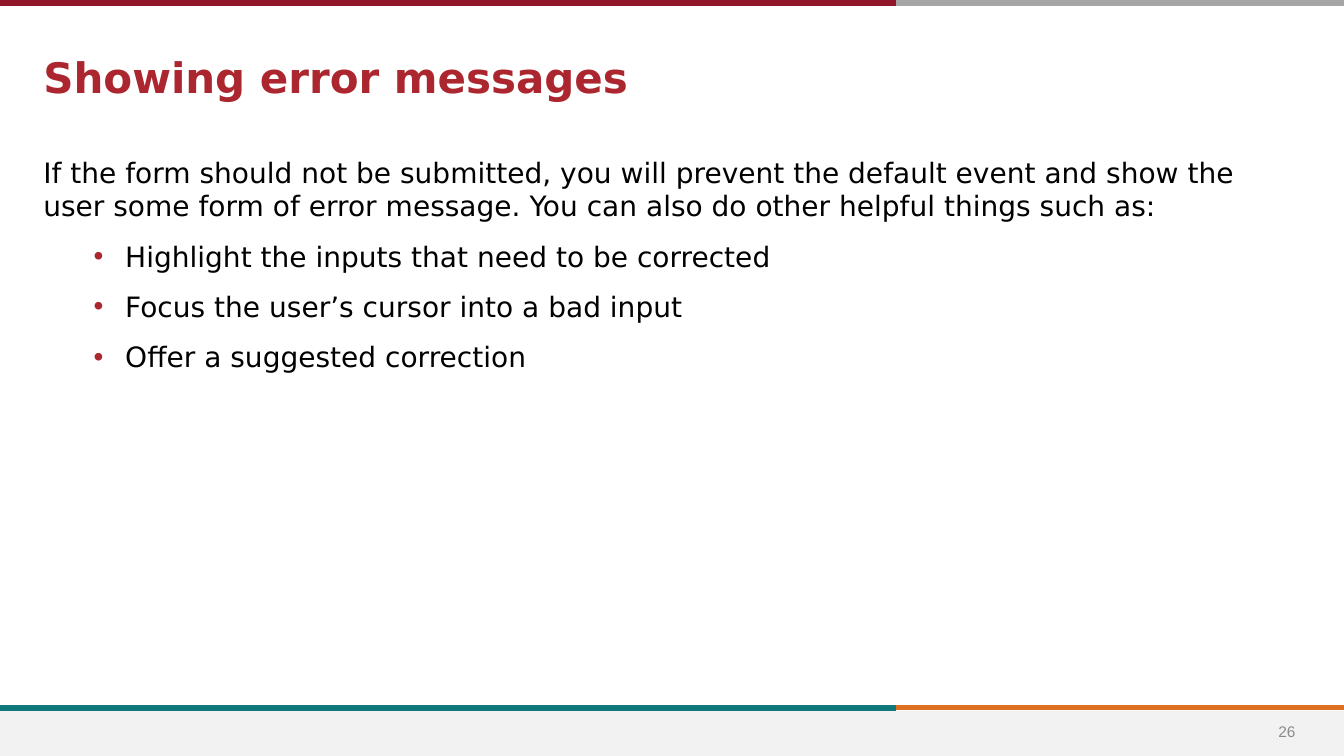
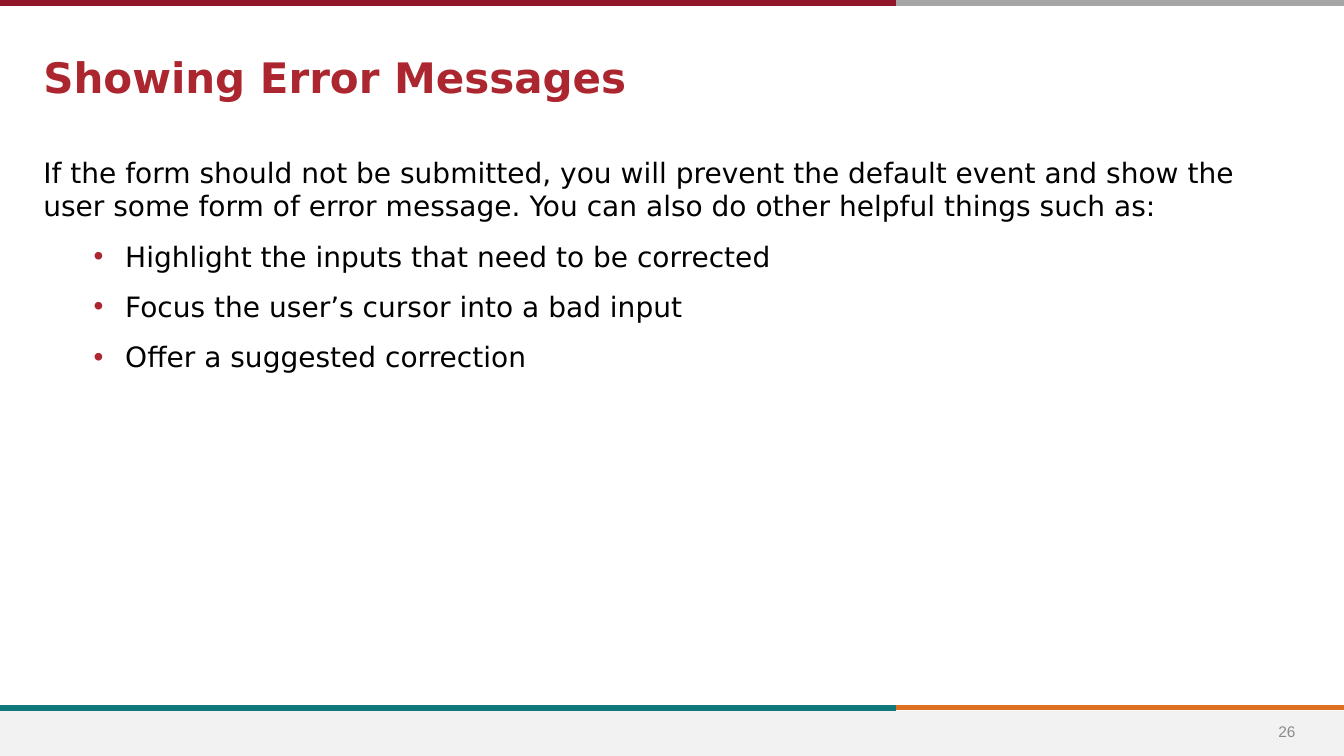
Before and after one commit to stevens-cs546-cs554/CS-546, a slide deck: slide 26 of lecture_09/Frontend JavaScript and Client-Side Form Validation.pptx. Drawn at 1344x756 pixels with LibreOffice and Linux fonts; fonts in the diff are those of the drawing; background and template pictures are left out. Boxes give left, top, right and bottom in pixels: in the first picture for what was removed or moved away, otherwise in the second. Text is boxed around its words. In the diff, an @@ line names an element or a change of style, - is before the commit and + after.

```diff
--- a/lecture_09/Frontend JavaScript and Client-Side Form Validation.pptx
+++ b/lecture_09/Frontend JavaScript and Client-Side Form Validation.pptx
@@ title at [43, 61, 626, 102]: text changed @@
-Showing error messages
+Showing Error Messages
```
Also in this commit, not shown: 20 other slides changed, 1 slide added, 26 other files.
